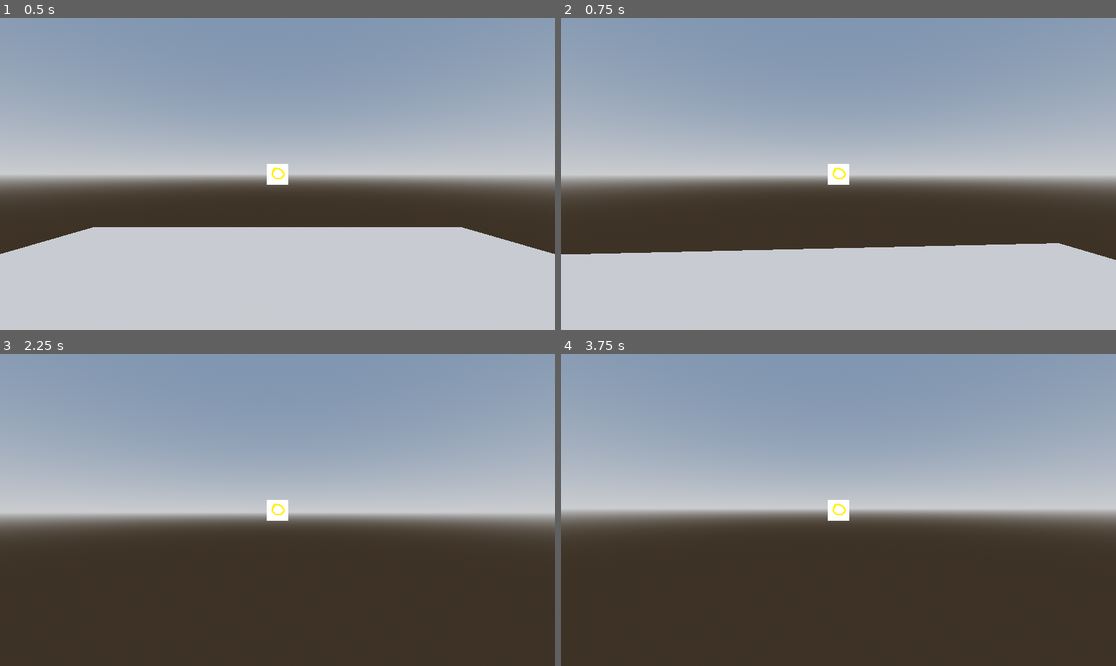
Above: before the commit, frames 1-4 (two rows, left to right).
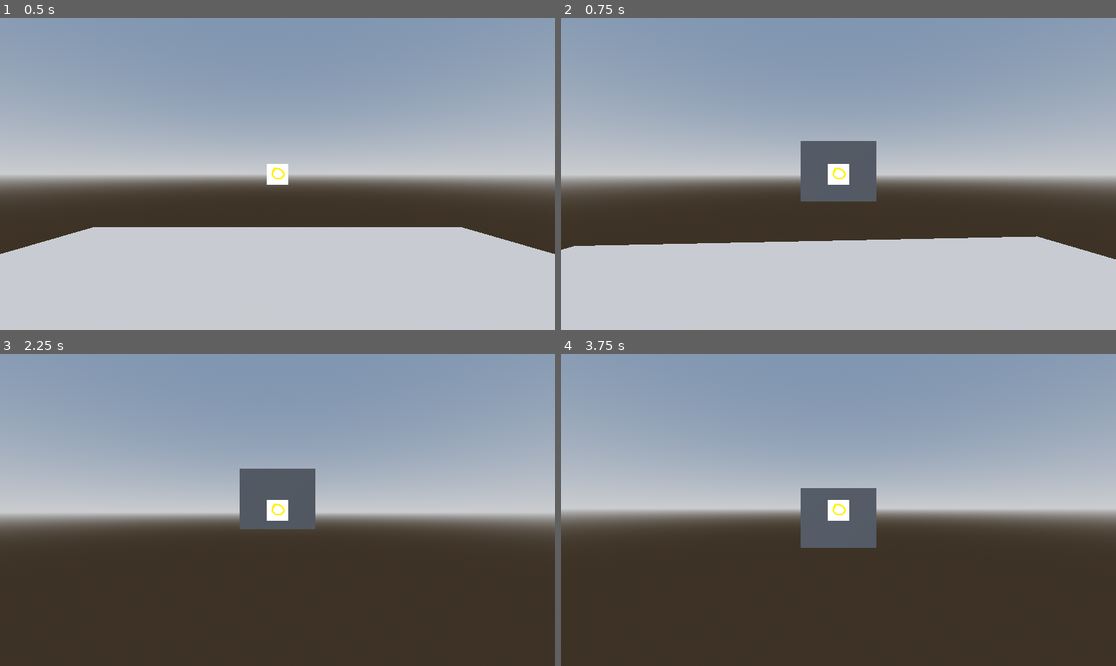
Above: after the commit, the same moments.

Repository: MarGamaDev/wolfenlike
Game: Godot game, scene res://Player/player test/player_test.tscn
The game is run twice, just before and just after one commit, with the same random seed, the same clock (stepped at 60 frames per second) and the same inputs. The project has no main scene, so this scene is started directly.
Inputs (mouse positions are in pixels of both pictures, inside the frame that each line leads up to):
- Up to frame 1 (0.5 s): no input
- Up to frame 2 (0.75 s): tap Enter at 0.5 s; move the mouse to (866, 174) at 0.52 s; hold W (player_forward) from 0.53 s (still down); click (866, 174) at 0.6 s
- Up to frame 3 (2.25 s): keep holding W (player_forward); move the mouse to (249, 510) at 1.27 s; tap Space (space) at 1.35, 2 s; move the mouse to (288, 503) at 2.02 s; click (288, 503) at 2.1 s
- Up to frame 4 (3.75 s): keep holding W (player_forward); tap Enter at 2.75 s; move the mouse to (832, 516) at 2.77 s; tap Space (space) at 2.85, 3.5 s; move the mouse to (877, 513) at 3.52 s; click (877, 513) at 3.6 s

Frame 1 is identical in both runs. In frame 2, 4.5% of the frame differs, in the area x 0-100%, y 39-78%; in frame 3, 2.3%; in frame 4, 2.3%.

Commit message:
rookets yay

Diff:
--- a/Player/Forms/rook_form.gd
+++ b/Player/Forms/rook_form.gd
@@ -3,6 +3,10 @@
 @export var cardinal_move_boost : float = 2.0
 @export var diagonal_move_penalty : float = 0.5
 
+func initialize(set_player : Player) -> void:
+	super(set_player)
+	weapon = load("res://Player/weapons/rooket_launcher.tscn").instantiate()
+	player.get_weapon_holder().add_child(weapon)
 
 func handle_directional_input(input_vector : Vector2, delta : float) -> void:
 	super(input_vector, delta)
--- a/Player/player test/player_test.tscn
+++ b/Player/player test/player_test.tscn
@@ -31,6 +31,7 @@
 
 [node name="Player" parent="." unique_id=590664996 instance=ExtResource("1_r0ush")]
 transform = Transform3D(1, 0, 0, 0, 1, 0, 0, 0, 1, 0, 1.8187981, 0)
+test_form = 2
 
 [node name="CSGBox3D" type="CSGBox3D" parent="." unique_id=678165903]
 use_collision = true
--- a/Player/player.gd
+++ b/Player/player.gd
@@ -45,4 +45,4 @@
 	current_form.on_process_update(delta)
 
 func get_weapon_holder() -> Node3D:
-	return $Head/WeaponHolder
+	return $Head/Camera3D/WeaponHolder
--- a/Player/player.tscn
+++ b/Player/player.tscn
@@ -32,7 +32,7 @@
 
 [node name="Camera3D" type="Camera3D" parent="Head" unique_id=1697535480]
 
-[node name="WeaponHolder" type="Node3D" parent="Head" unique_id=269787285]
+[node name="WeaponHolder" type="Node3D" parent="Head/Camera3D" unique_id=269787285]
 transform = Transform3D(1, 0, 0, 0, 1, 0, 0, 0, 1, 0, 0, -0.5613073)
 
 [node name="PlayerForms" type="Node" parent="." unique_id=1495282897]
--- /dev/null
+++ b/Player/weapons/Rooket.gd
@@ -0,0 +1,29 @@
+class_name Rooket extends AnimatableBody3D
+
+@export var is_player_rocket : bool = true
+
+var rocket_speed : float = 6.0
+var rocket_accel : float = 0.1
+var moving_flag : bool = true
+
+@onready var explosion : Area3D = $ExplosionArea
+
+func _physics_process(delta: float) -> void:
+	if moving_flag:
+		var direction : Vector3 = -transform.basis.z
+		global_position += rocket_speed * delta * direction
+		rocket_speed += rocket_accel
+
+
+func _on_explode_trigger_body_entered(body: Node3D) -> void:
+	print("boom!")
+	explosion.monitoring = true
+	moving_flag = false
+	explosion.visible = true
+	await get_tree().create_timer(0.4).timeout
+	queue_free()
+
+
+func _on_explosion_hit(body: Node3D) -> void:
+	if body.is_in_group("enemy"):
+		body.on_hit()
--- /dev/null
+++ b/Player/weapons/rooket.tscn
@@ -0,0 +1,60 @@
+[gd_scene format=3 uid="uid://c1mr0acq41nb1"]
+
+[ext_resource type="Script" uid="uid://ffttooheisv0" path="res://Player/weapons/Rooket.gd" id="1_7tqdv"]
+
+[sub_resource type="BoxMesh" id="BoxMesh_7tqdv"]
+
+[sub_resource type="BoxShape3D" id="BoxShape3D_h08hv"]
+size = Vector3(0.16015625, 0.12719727, 0.4404297)
+
+[sub_resource type="BoxShape3D" id="BoxShape3D_7tqdv"]
+size = Vector3(0.12670898, 0.12670898, 0.4580078)
+
+[sub_resource type="SphereShape3D" id="SphereShape3D_7tqdv"]
+radius = 2.0
+
+[sub_resource type="StandardMaterial3D" id="StandardMaterial3D_h08hv"]
+albedo_color = Color(0.5076494, 0.5072129, 7.70092e-07, 1)
+
+[sub_resource type="SphereMesh" id="SphereMesh_eq152"]
+material = SubResource("StandardMaterial3D_h08hv")
+radius = 2.0
+height = 4.0
+
+[node name="Rooket" type="AnimatableBody3D" unique_id=1071947697]
+top_level = true
+collision_layer = 0
+collision_mask = 3
+sync_to_physics = false
+script = ExtResource("1_7tqdv")
+
+[node name="MeshInstance3D" type="MeshInstance3D" parent="." unique_id=28357156]
+transform = Transform3D(0.099999994, 0, 0, 0, 0.07999999, 0, 0, 0, 0.39999998, 0, 0, 0)
+mesh = SubResource("BoxMesh_7tqdv")
+
+[node name="CollisionShape3D" type="CollisionShape3D" parent="." unique_id=1160863344]
+shape = SubResource("BoxShape3D_h08hv")
+
+[node name="ExplodeTrigger" type="Area3D" parent="." unique_id=1301425842]
+collision_layer = 0
+collision_mask = 3
+
+[node name="CollisionShape3D" type="CollisionShape3D" parent="ExplodeTrigger" unique_id=575127244]
+shape = SubResource("BoxShape3D_7tqdv")
+debug_color = Color(0.91915584, 6.574661e-05, 0.7013881, 0.41960785)
+
+[node name="ExplosionArea" type="Area3D" parent="." unique_id=416589362]
+visible = false
+collision_layer = 0
+collision_mask = 2
+monitoring = false
+monitorable = false
+
+[node name="CollisionShape3D" type="CollisionShape3D" parent="ExplosionArea" unique_id=886816413]
+shape = SubResource("SphereShape3D_7tqdv")
+
+[node name="MeshInstance3D" type="MeshInstance3D" parent="ExplosionArea" unique_id=1859256563]
+mesh = SubResource("SphereMesh_eq152")
+
+[connection signal="body_entered" from="ExplodeTrigger" to="." method="_on_explode_trigger_body_entered"]
+[connection signal="body_entered" from="ExplosionArea" to="." method="_on_explosion_hit"]
--- /dev/null
+++ b/Player/weapons/rooket_launcher.gd
@@ -0,0 +1,15 @@
+class_name RooketLauncher extends PlayerWeapon
+
+@onready var launch_point : Node3D = $LaunchPoint
+
+var rooket_scene : PackedScene
+
+func _ready() -> void:
+	rooket_scene = preload("res://Player/weapons/rooket.tscn")
+	pass
+
+func shoot():
+	var new_rooket = rooket_scene.instantiate()
+	add_child(new_rooket)
+	new_rooket.global_position = launch_point.global_position
+	new_rooket.rotation = launch_point.global_rotation
--- /dev/null
+++ b/Player/weapons/rooket_launcher.tscn
@@ -0,0 +1,10 @@
+[gd_scene format=3 uid="uid://reuk32l1ttr3"]
+
+[ext_resource type="Script" uid="uid://b8kcjhls20hsx" path="res://Player/weapons/rooket_launcher.gd" id="1_8lfdu"]
+
+[node name="RooketLauncher" type="Node3D" unique_id=1481063429]
+script = ExtResource("1_8lfdu")
+metadata/_custom_type_script = "uid://b8kcjhls20hsx"
+
+[node name="LaunchPoint" type="Node3D" parent="." unique_id=2041721614]
+transform = Transform3D(1, 0, 0, 0, 1, 0, 0, 0, 1, 0, 0, -0.39483392)
Not shown, added: Player/weapons/Rooket.gd.uid
Not shown, added: Player/weapons/rooket_launcher.gd.uid
